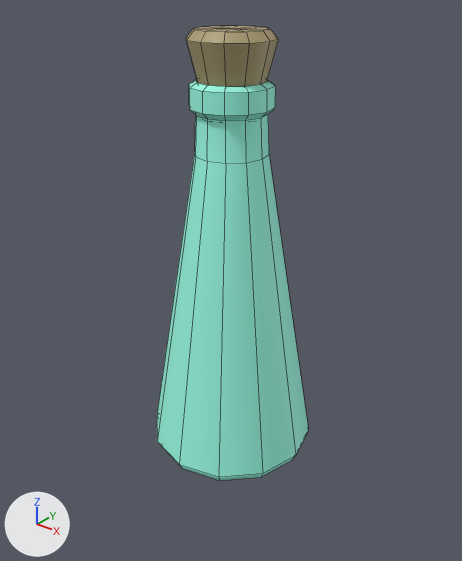
A saved change to the FBX model Potion Game/Assets/Models/Flask.fbx.
The view is the same before and after, from a 50 mm lens placed at (0.0566, -0.0709, 0.0734), pointed at (0.0008, -0.0012, 0.0302). Every picture has the same lights, and +X, +Y and +Z are marked at lower left. Mesh edges are drawn as thin lines. Where no turn or scale is listed for an object, it has been applied to the vertices.

The first picture shows 'Cork', 'TallFlask'.
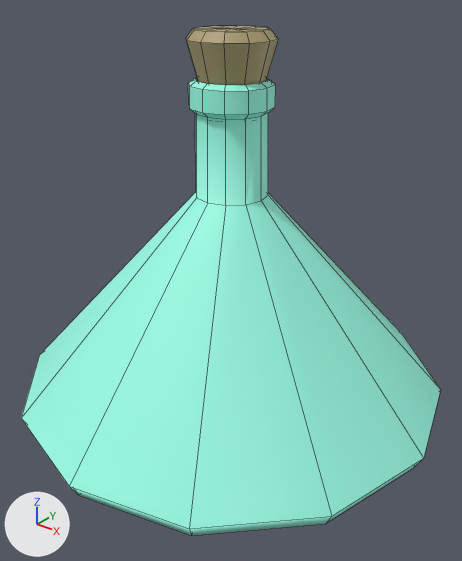
The newer file is also turned or shifted as a whole; pictures and numbers use the older file's frame.

Patch to the scene script:
```diff
--- a/Potion Game/Assets/Models/Flask.fbx.py
+++ b/Potion Game/Assets/Models/Flask.fbx.py
@@ me_mesh_001_1 @@
+me_mesh_001_1.from_pydata(...)  # 121 vertices, 120 faces; spans x -0.0342..0.0342, y -0.0342..0.0342, z -0.01..0.0403
+me_mesh_001_1.materials.append(mat_glass)  # cyan #9cffe8
@@ ob_tallflask @@
-ob_tallflask = bpy.data.objects.new('TallFlask', me_mesh_001)
-ob_tallflask.location = (0.0, 0.0, 0.01)
@@ ob_wideflask @@
+ob_wideflask = bpy.data.objects.new('WideFlask', me_mesh_001_1)
+ob_wideflask.location = (0.0, 0.0, 0.0197)
```

Where the change shows, as pixel boxes [x1, y1, x2, y2] in the pictures (462 x 561 px):
'WideFlask', added (cyan): after [21, 78, 441, 535]
'TallFlask', deleted (cyan): before [157, 79, 309, 480]
